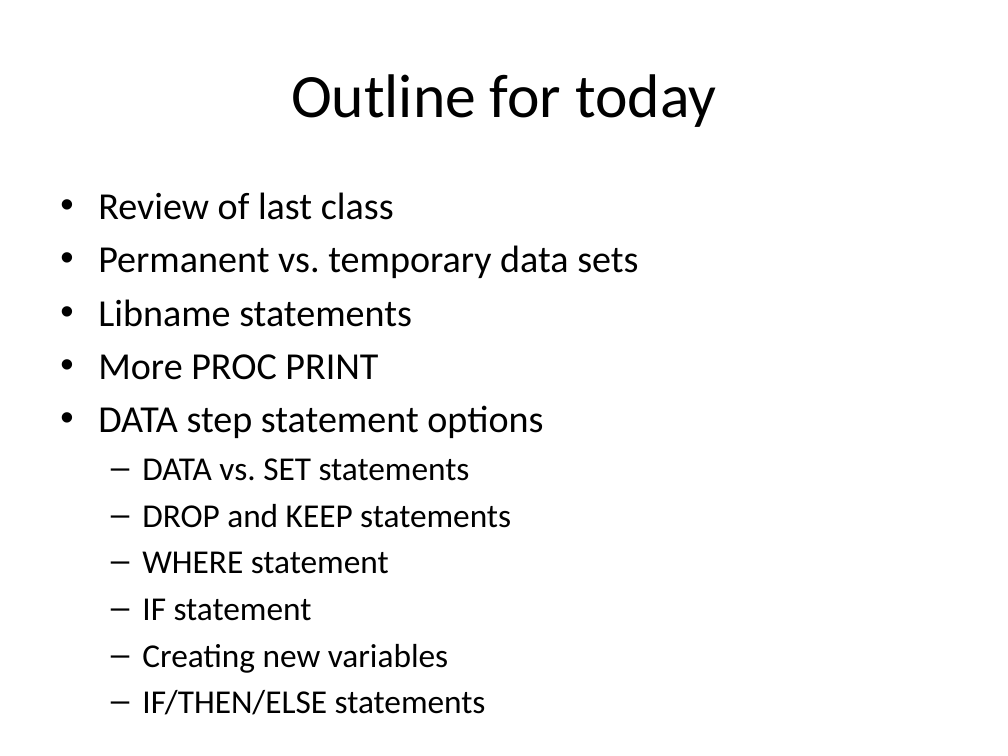
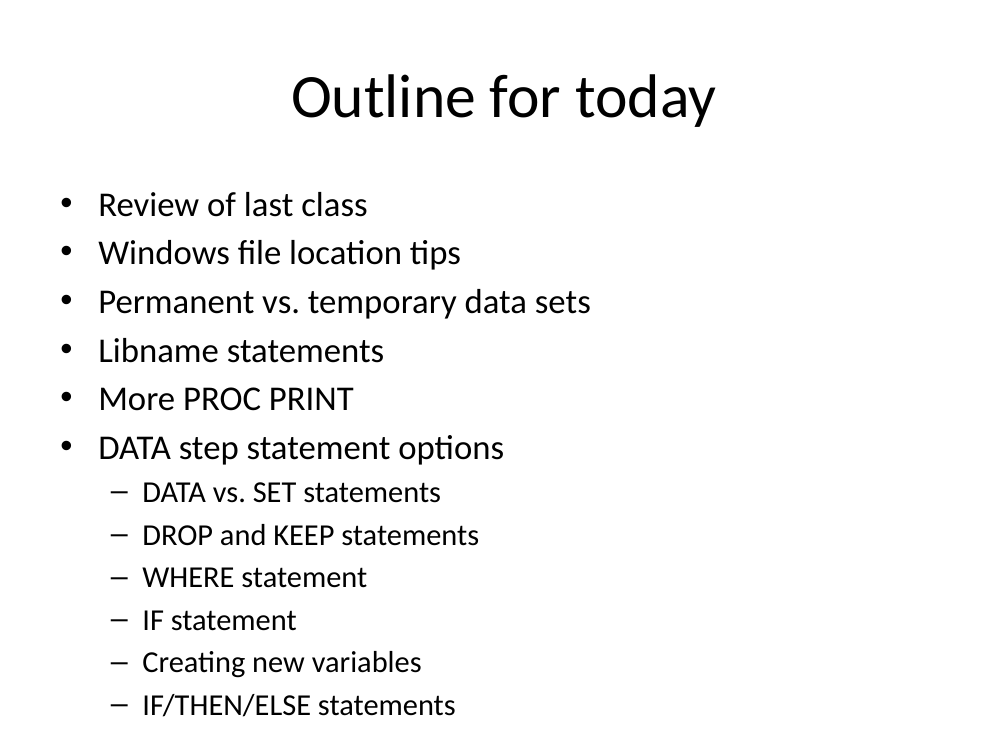
Before and after one commit to CUNYSPHCode/IntroSAS, a slide deck: slide 2 of Session2/Session2_MRamos.pptx. Drawn at 1008x756 pixels with LibreOffice and Linux fonts; fonts in the diff are those of the drawing. Boxes give left, top, right and bottom in pixels: in the first picture for what was removed or moved away, otherwise in the second. Text is boxed around its words. In the diff, an @@ line names an element or a change of style, - is before the commit and + after.

```diff
--- a/Session2/Session2_MRamos.pptx
+++ b/Session2/Session2_MRamos.pptx
@@ text at [98, 192, 591, 678]: size 27.2 to 24.8 pt in "Review of last class", "Permanent vs. temporary data sets", "Libname statements", "More PROC PRINT" and 1 more places; size 23.8 to 21.7 pt in "DATA vs. SET statements", "DROP and KEEP statements", "WHERE statement", "IF statement" and 2 more places @@
@@ text at [98, 240, 461, 270]: paragraph added @@
+• Windows file location tips
```
Also in this commit, not shown: 5 other slides changed, 1 slide added, 1 other file.
